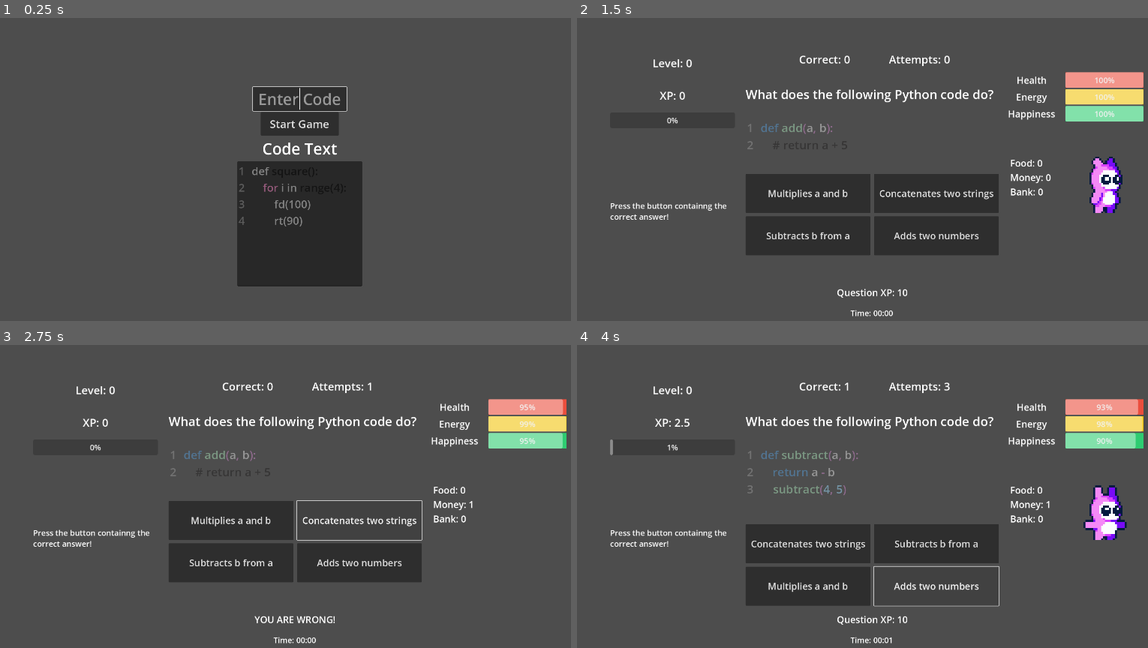
Above: before the commit, frames 1-4 (two rows, left to right).
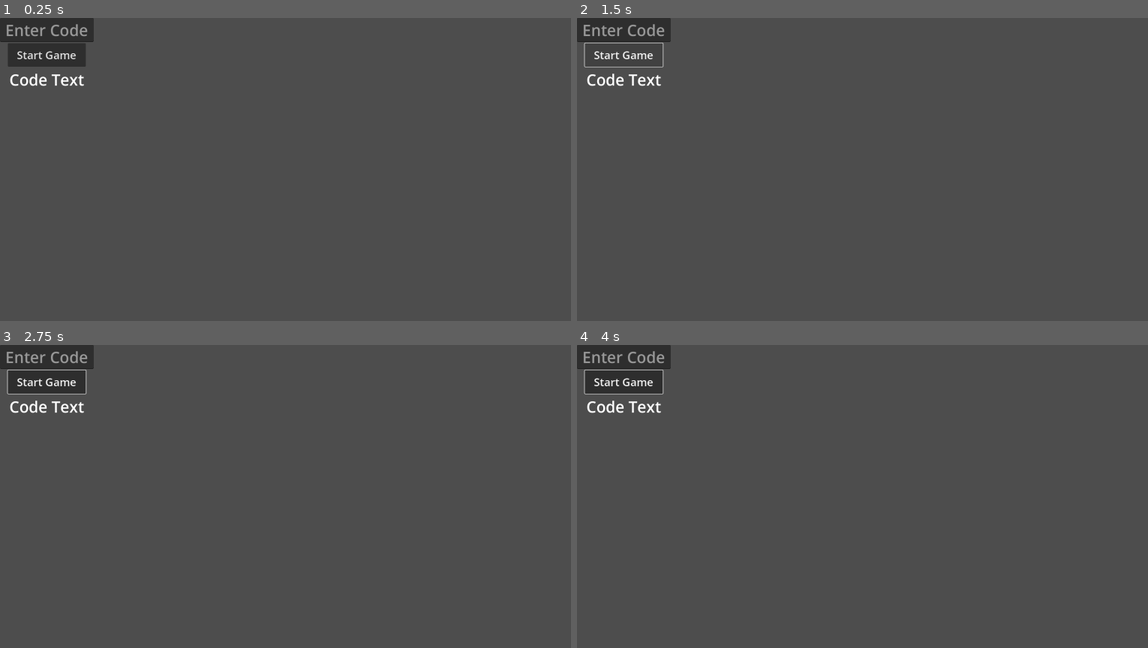
Above: after the commit, the same moments.

Repository: jweimerjr46/update-stats
Game: Godot game, scene res://main_menu.tscn
Same seed, same stepped clock (60 frames per second), same inputs: the game is played once before the commit and once after it.
Inputs (mouse positions are in pixels of both pictures, inside the frame that each line leads up to):
- Up to frame 1 (0.25 s): no input
- Up to frame 2 (1.5 s): click "Start Game" at 0.5 s; click (622, 54) at 1.25 s, where only the run after the commit has a clickable "Start Game"
- Up to frame 3 (2.75 s): click (359, 520) at 2 s, where only the run before the commit has a clickable "Concatenates two strings"
- Up to frame 4 (4 s): click (805, 563) at 2.75 s, where only the run before the commit has a clickable "Subtracts b from a"; click (936, 563) at 3.5 s, where only the run before the commit has a clickable "Adds two numbers"

The runs differ from the first frame. In frame 1, 14% of the frame differs, in the area x 0-64%, y 0-89%; in frame 2, 18%, in the area x 0-100%, y 0-99%; in frame 3, 15%; in frame 4, 16%.
Error after the commit: Parse Error: Identifier "syntax_label" not declared in the current scope. (res://MainMenu.gd:10)

Commit message:
Working on the main menu

Diff:
--- a/MainMenu.gd
+++ b/MainMenu.gd
@@ -2,15 +2,14 @@
 
 @onready var game_code = $VBoxContainer/GameCode
 @onready var code_label = $VBoxContainer/Codelabel
-@onready var syntax_label = $VBoxContainer/CodeEdit
+
 
 
 # Called when the node enters the scene tree for the first time.
 func _ready():
 	syntax_label.gutters_draw_line_numbers = true
 	game_code.grab_focus()
-	for keyword in ["for"]:
-		syntax_label.syntax_highlighter.add_keyword_color(keyword, Color("#ff8ccc"))
+
 
 @warning_ignore("unused_parameter")
 func _process(delta):
--- a/main_menu.tscn
+++ b/main_menu.tscn
@@ -1,8 +1,6 @@
-[gd_scene load_steps=3 format=3 uid="uid://dojmx0jr7in00"]
+[gd_scene load_steps=2 format=3 uid="uid://dojmx0jr7in00"]
 
 [ext_resource type="Script" path="res://MainMenu.gd" id="1_y00vl"]
-
-[sub_resource type="CodeHighlighter" id="CodeHighlighter_bebh7"]
 
 [node name="Control" type="Control"]
 layout_mode = 3
@@ -13,22 +11,16 @@
 grow_vertical = 2
 script = ExtResource("1_y00vl")
 
-[node name="VBoxContainer" type="VBoxContainer" parent="."]
-layout_mode = 1
-anchors_preset = 8
-anchor_left = 0.5
-anchor_top = 0.5
-anchor_right = 0.5
-anchor_bottom = 0.5
-offset_left = -200.0
-offset_top = -150.0
-offset_right = 200.0
-offset_bottom = 150.0
-grow_horizontal = 2
-grow_vertical = 2
+[node name="HBoxContainer" type="HBoxContainer" parent="."]
+layout_mode = 0
+offset_right = 40.0
+offset_bottom = 40.0
+
+[node name="VBoxContainer" type="VBoxContainer" parent="HBoxContainer"]
+layout_mode = 2
 alignment = 1
 
-[node name="GameCode" type="LineEdit" parent="VBoxContainer"]
+[node name="GameCode" type="LineEdit" parent="HBoxContainer/VBoxContainer"]
 custom_minimum_size = Vector2(300, 75)
 layout_mode = 2
 size_flags_horizontal = 4
@@ -39,14 +31,14 @@
 clear_button_enabled = true
 caret_blink = true
 
-[node name="StartButton" type="Button" parent="VBoxContainer"]
+[node name="StartButton" type="Button" parent="HBoxContainer/VBoxContainer"]
 custom_minimum_size = Vector2(250, 75)
 layout_mode = 2
 size_flags_horizontal = 4
 theme_override_font_sizes/font_size = 35
 text = "Start Game"
 
-[node name="Codelabel" type="Label" parent="VBoxContainer"]
+[node name="Codelabel" type="Label" parent="HBoxContainer/VBoxContainer"]
 custom_minimum_size = Vector2(250, 75)
 layout_mode = 2
 size_flags_horizontal = 4
@@ -55,18 +47,13 @@
 horizontal_alignment = 1
 vertical_alignment = 1
 
-[node name="CodeEdit" type="CodeEdit" parent="VBoxContainer"]
-custom_minimum_size = Vector2(0, 400)
+[node name="MarginContainer" type="MarginContainer" parent="HBoxContainer"]
 layout_mode = 2
-theme_override_font_sizes/font_size = 35
-text = "def square():
-	for i in range(4):
-		fd(100)
-		rt(90)"
-editable = false
-selecting_enabled = false
-middle_mouse_paste_enabled = false
-syntax_highlighter = SubResource("CodeHighlighter_bebh7")
-highlight_all_occurrences = true
 
-[connection signal="pressed" from="VBoxContainer/StartButton" to="." method="_on_start_button_pressed"]
+[node name="VBoxContainer2" type="VBoxContainer" parent="HBoxContainer/MarginContainer"]
+layout_mode = 2
+
+[node name="RichTextLabel" type="RichTextLabel" parent="HBoxContainer/MarginContainer/VBoxContainer2"]
+layout_mode = 2
+
+[connection signal="pressed" from="HBoxContainer/VBoxContainer/StartButton" to="." method="_on_start_button_pressed"]
--- a/quiz_screen.gd
+++ b/quiz_screen.gd
@@ -1,47 +1,4 @@
 extends Control
-
-'''
-Happiness - based on the percentage correct in the last 20 questions
-Health - controlled by getting them correct/incorrect
-Energy - Get food to feed him by getting multiple correct in a row,
-	press "f" to feed the creature. Energy goes down twice as fast as
-	Health.
-	Each food gives you 5% energy.
-Coins - Earn coins by how long happiness is above 75% and energy is above
-	50%. If health drops to 0%, you lose half of your coins.
-	Coins can be used to play with the creature.
-	Playing with the creature increases its health , but
-	makes the creature hungry (takes away energy, press "p" to play).
-	Make classroom system to trade in coins. Will give them a new code
-	to use after trading in coins.  Can use for extra credit, stickers,
-	etc... Can also earn coins by doing tasks outside of game.
-
-
-	Notes:
-	When energy gets to 0, you can't earn anything.
-		You must feed the creature
-
-	If health gets to zero, must get happiness back to at least 75% to
-	start bringing health back up
-
-	Can sell food for coins (press "s" to sell food)
-	Can buy food using coins (press "b" to buy food)
-
-	Press "ctrl-x" to pause game and show save code
-		- also shows all of the player's stats
-
-	show_code: screen pops up with code, two buttons (continue, close)
-		Game pauses when screen pops up
-		Game continues when the "Continue" button is pressed
-		Game closes when close is pressed'''
-
-'''
-Need to work on the Level system:
-	How should I do XP?
-	What animations should I use?
-		Animation when changing to next level
-
-'''
 
 '''
 Animations:
@@ -214,7 +171,6 @@
 	correct_answer = current_question['correct_answer']
 	question_xp = int(current_question['xp'])
 	question_xp_label.text = "Question XP: " + str(question_xp)
-
 
 	buttons = choices_group.get_buttons()
 
